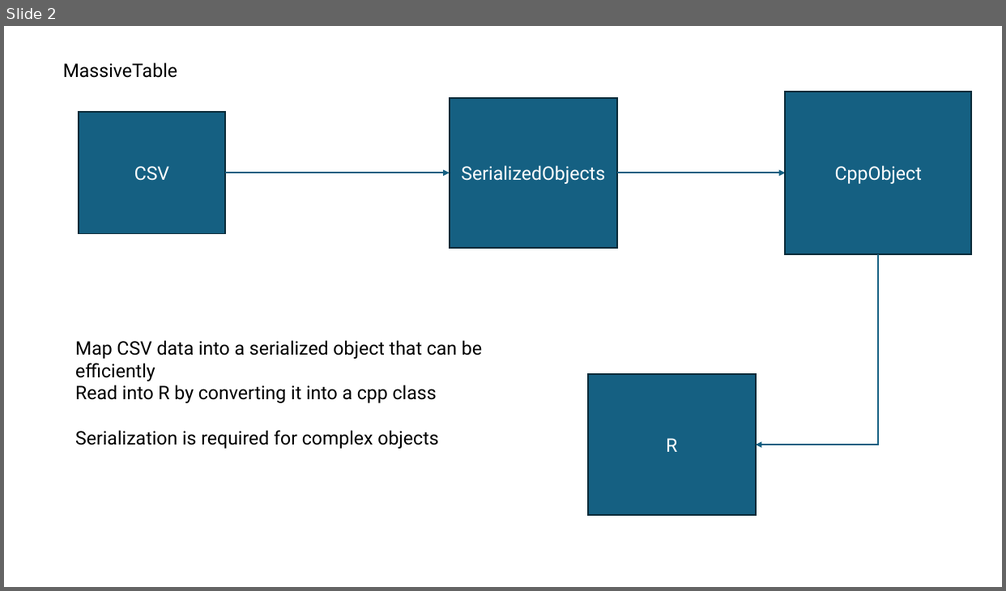
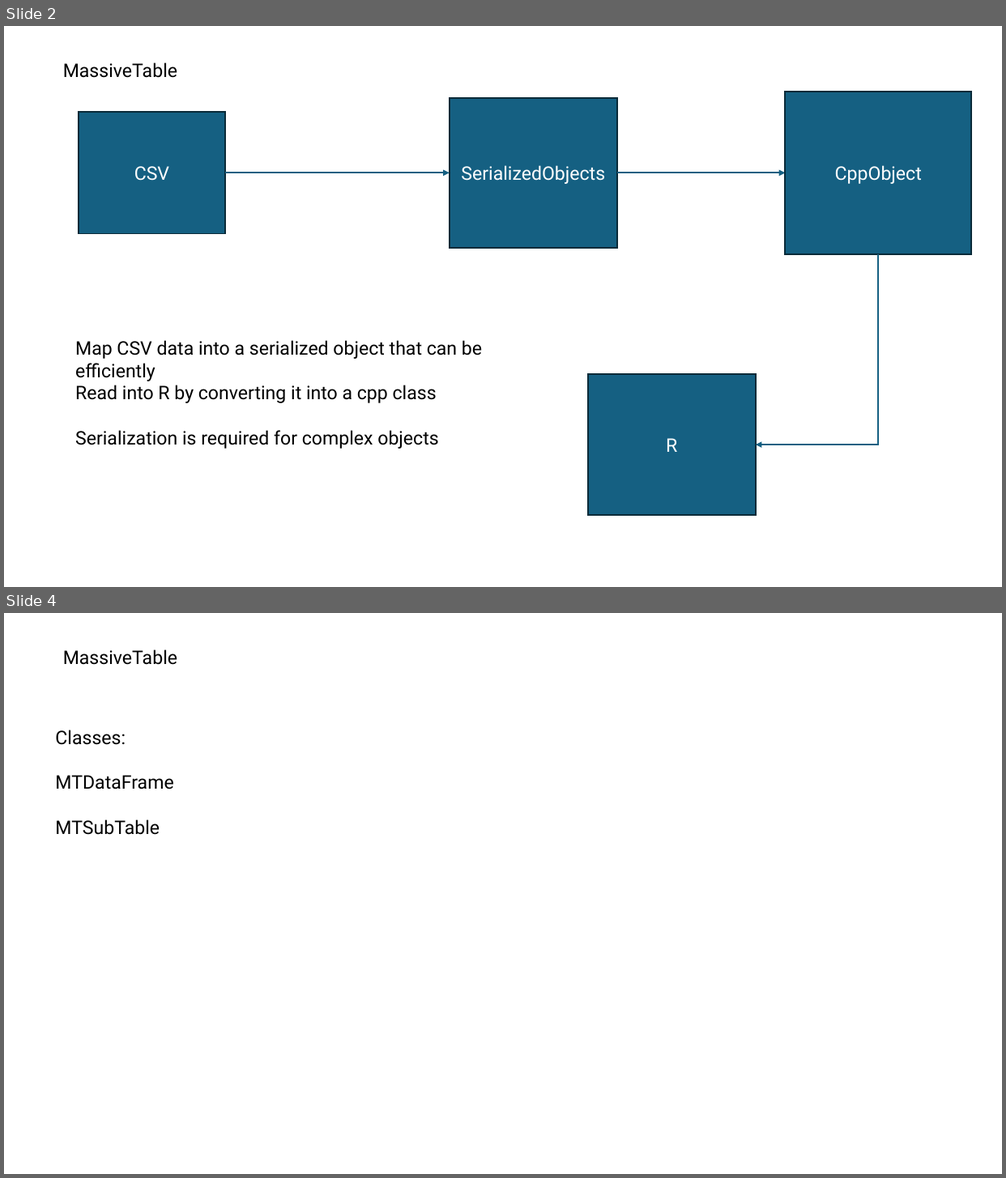
Before and after one commit to Bigmem2/Bigmem2, a slide deck: documentation/MassiveTable.pptx. Shown one above the other, each under a label of ours: slide 2 before the commit, slides 2 and 4 after it; the slides between them are not shown. The pictures are 1006x591 and 1006x1178 pixels, drawn with LibreOffice and Linux fonts; fonts in the diff are those of the drawing. Boxes give left, top, right and bottom in pixels: in the first picture for what was removed or moved away, otherwise in the second. Text is boxed around its words. In the diff, an @@ line names an element or a change of style, - is before the commit and + after.

Commit message:
basic classes

```diff
--- a/documentation/MassiveTable.pptx
+++ b/documentation/MassiveTable.pptx
@@ slide 4 added at bbox=[4, 613, 1002, 1174], background #FFFFFF @@
@@ text added at bbox=[63, 649, 177, 665], 18 pt, text #000000 @@
+MassiveTable
@@ text added at bbox=[55, 730, 173, 835], 18 pt, text #000000 @@
+Classes:
+MTDataFrame
+MTSubTable
```
Also in this commit, not shown: 1 other slide added, 9 other files.
